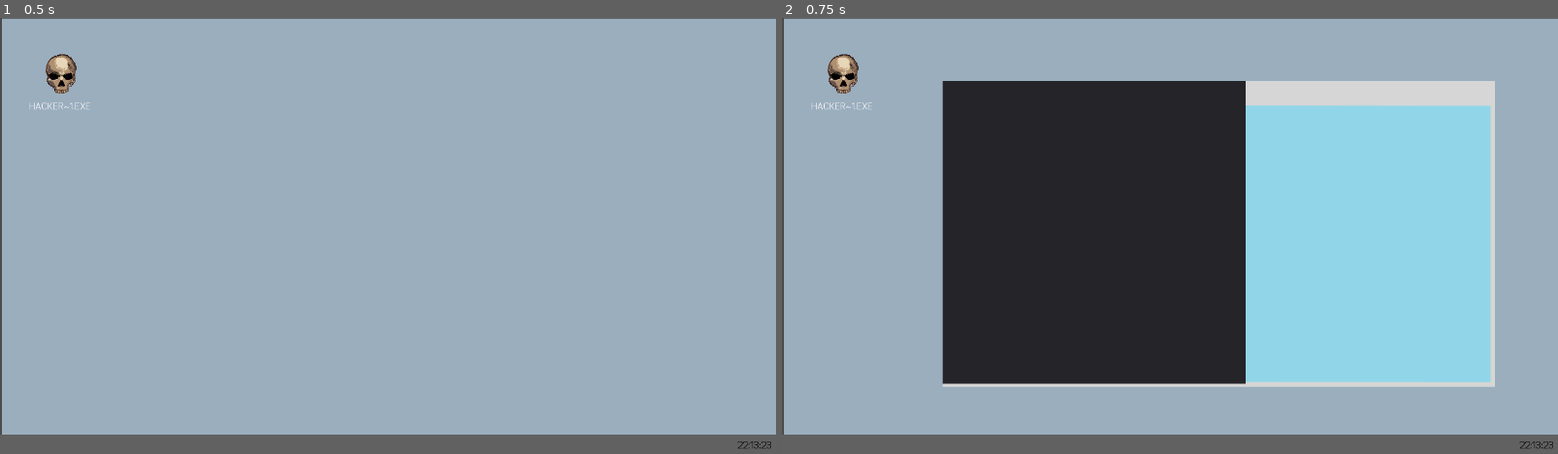
Above: before the commit, frames 1-2 (left to right).
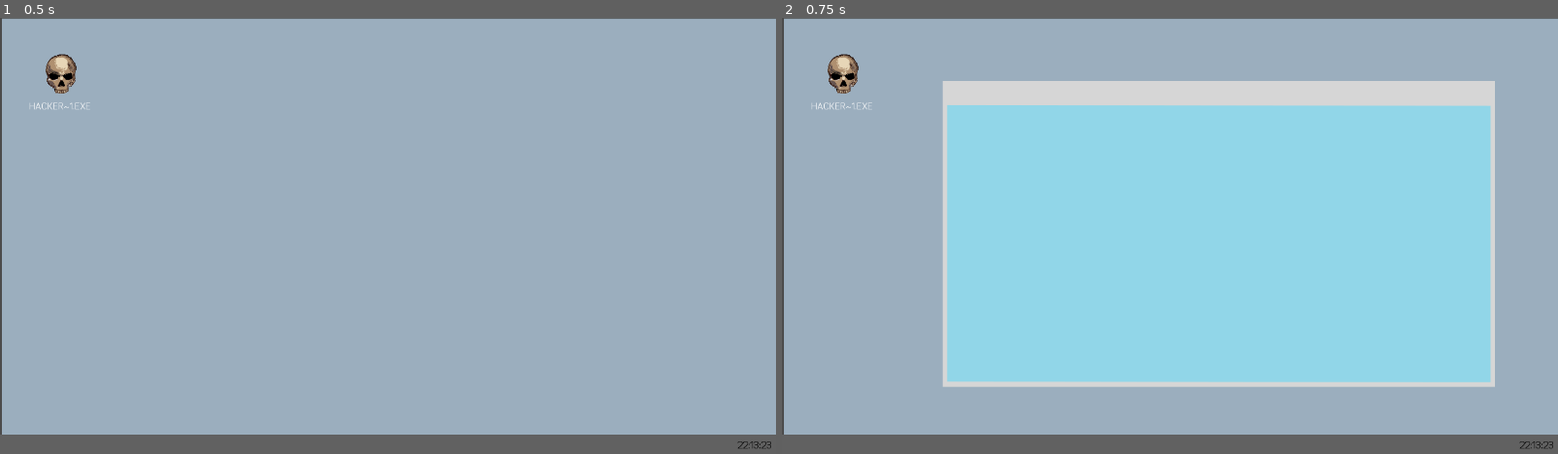
Above: after the commit, the same moments.

Repository: famellad/hackerpal95ggj
Game: Godot game, scene res://data/game/Menu.tscn
Two runs of this game, one before a commit and one after it. Both use one fixed random seed, a clock stepped at 60 frames per second and the inputs below.
Inputs:
- Up to frame 1 (0.5 s): no input
- Up to frame 2 (0.75 s): click "HACKER~1.EXE" at 0.5 s

Frame 1 is identical in both runs. In frame 2, 27% of the frame differs, in the area x 20-60%, y 14-84%.

Commit message:
CleanUp

Diff:
--- a/Hackerpal95/data/game/hackerexe/Desafios/Lights_Out/Light_Panel.gd
+++ b/Hackerpal95/data/game/hackerexe/Desafios/Lights_Out/Light_Panel.gd
@@ -1,7 +1,9 @@
 extends Panel
 
-var size = 5
+var size = 3
 var pixel = 100
+var move_x = 0
+var move_y = 0
 
 func print_grid(grid):
 	var temp = ""
@@ -11,16 +13,16 @@
 
 func create_lights():
 	var panel = get_node(".")
-	panel.margin_right = size*pixel
-	panel.margin_bottom = size*pixel
+	panel.margin_right = size*pixel + move_x
+	panel.margin_bottom = size*pixel + move_y
 	for i in range(1, size+1):
 		for j in range(size):
 			var button = TextureButton.new()
 			button.name = "Button"+str(i+size*j)
-			button.margin_left = pixel*(i-1) + 2
-			button.margin_right = pixel*i - 2
-			button.margin_top = pixel*j + 2
-			button.margin_bottom = pixel*(j+1) - 2
+			button.margin_left = pixel*(i-1) + 2 + move_x
+			button.margin_right = pixel*i - 2 + move_x
+			button.margin_top = pixel*j + 2 + move_y
+			button.margin_bottom = pixel*(j+1) - 2 + move_y
 			button.toggle_mode = true
 			add_child(button)
 
--- a/Hackerpal95/data/game/hackerexe/Hackerexe.tscn
+++ b/Hackerpal95/data/game/hackerexe/Hackerexe.tscn
@@ -1,27 +1,13 @@
-[gd_scene load_steps=3 format=2]
+[gd_scene load_steps=2 format=2]
 
 [ext_resource path="res://data/game/hackerexe/ventana.png" type="Texture" id=1]
-[ext_resource path="res://data/game/hackerexe/Desafios/Lights_Out/Light_Panel.gd" type="Script" id=2]
 
-[node name="Game" type="Node2D" index="0"]
+[node name="Game" type="Node2D"]
+
+editor/display_folded = true
 
 [node name="Ventana" type="Sprite" parent="." index="0"]
 
 texture = ExtResource( 1 )
 centered = false
 _sections_unfolded = [ "Offset", "Transform" ]
-
-[node name="Lights_Panel" type="Panel" parent="Ventana" index="0"]
-
-anchor_left = 0.0
-anchor_top = 0.0
-anchor_right = 0.0
-anchor_bottom = 0.0
-margin_right = 40.0
-margin_bottom = 40.0
-rect_pivot_offset = Vector2( 0, 0 )
-mouse_filter = 0
-mouse_default_cursor_shape = 0
-size_flags_horizontal = 1
-size_flags_vertical = 1
-script = ExtResource( 2 )
--- /dev/null
+++ b/Hackerpal95/data/game/hackerexe/desafios/lights_out/Light_Panel.tscn
@@ -0,0 +1,18 @@
+[gd_scene load_steps=2 format=2]
+
+[ext_resource path="res://data/game/hackerexe/desafios/lights_out/Light_Panel.gd" type="Script" id=1]
+
+[node name="Light_Panel" type="Panel" index="0"]
+
+anchor_left = 0.0
+anchor_top = 0.0
+anchor_right = 0.0
+anchor_bottom = 0.0
+margin_right = 40.0
+margin_bottom = 40.0
+rect_pivot_offset = Vector2( 0, 0 )
+mouse_filter = 0
+mouse_default_cursor_shape = 0
+size_flags_horizontal = 1
+size_flags_vertical = 1
+script = ExtResource( 1 )
